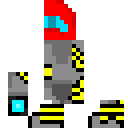
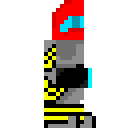
Layers edited between the first and the second 128 × 128 image:
added layer "Layer 4" above "Layer 6" over <box>56,44,92,88</box>
added layer "Layer 6" above "Layer 5" over <box>44,104,80,128</box>
added layer "Layer 5" above "Slime" over <box>60,104,96,128</box>
showed "Slime" (3rd of 7), painted on it over <box>8,0,120,128</box>
hid "Slime" (4th of 7), painted on it over <box>8,0,124,128</box>
